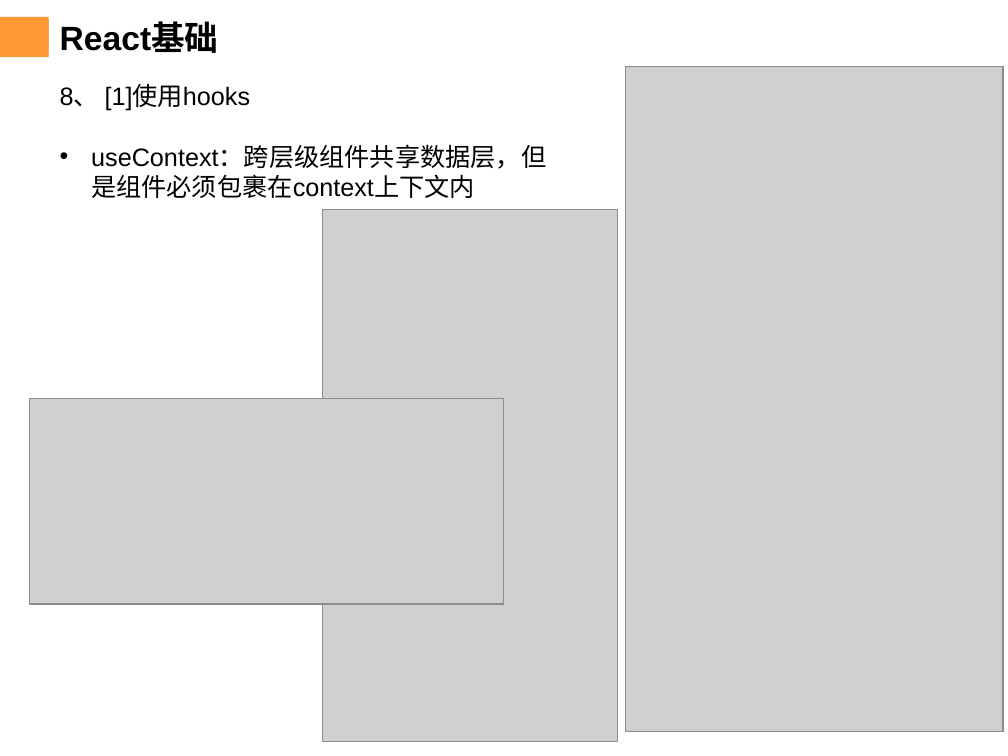
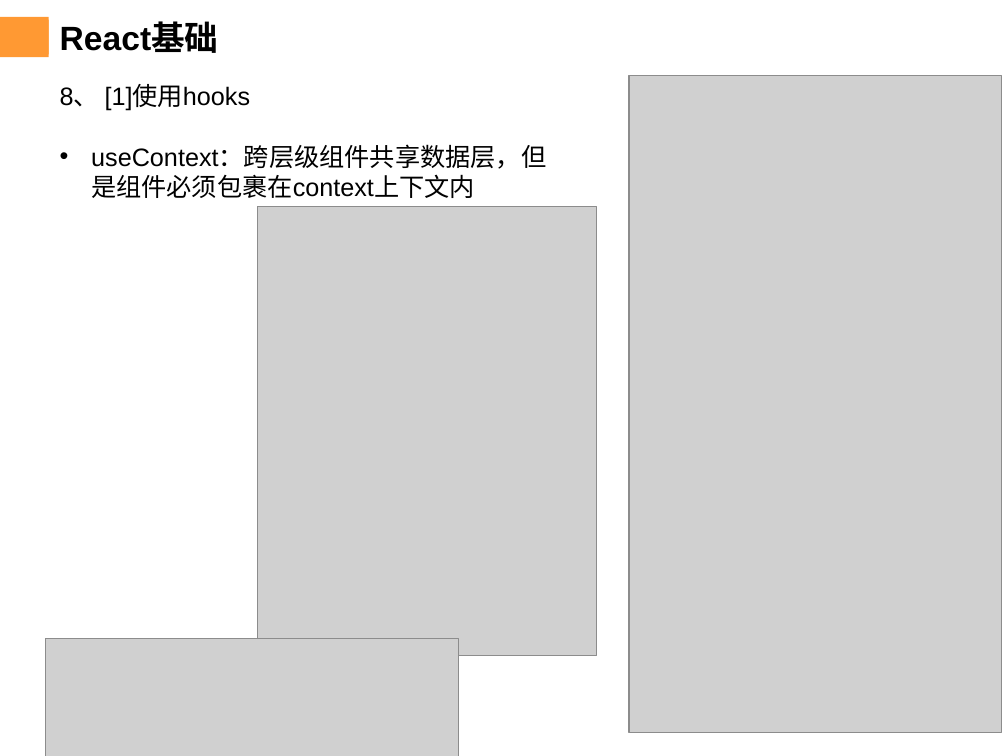
Before and after one commit to chenqiuli/JY_Peixun_1, a slide deck: slide 20 of PPT内容.pptx. Drawn at 1008x756 pixels with LibreOffice and Linux fonts; fonts in the diff are those of the drawing; grey boxes stand for pictures; background and template pictures are left out. Boxes give left, top, right and bottom in pixels: in the first picture for what was removed or moved away, otherwise in the second. Text is boxed around its words. In the diff, an @@ line names an element or a change of style, - is before the commit and + after.

```diff
--- a/PPT内容.pptx
+++ b/PPT内容.pptx
@@ picture: place and size @@
-picture at [626, 67, 1003, 732]
+picture at [629, 76, 1001, 733]
@@ picture: place and size @@
-picture at [323, 210, 617, 742]
+picture at [258, 207, 597, 656]
@@ picture removed at [29, 399, 504, 604] @@
@@ picture added at [45, 638, 459, 756] @@
```
Also in this commit, not shown: 3 other slides changed, 4 slides added, 17 other files.
